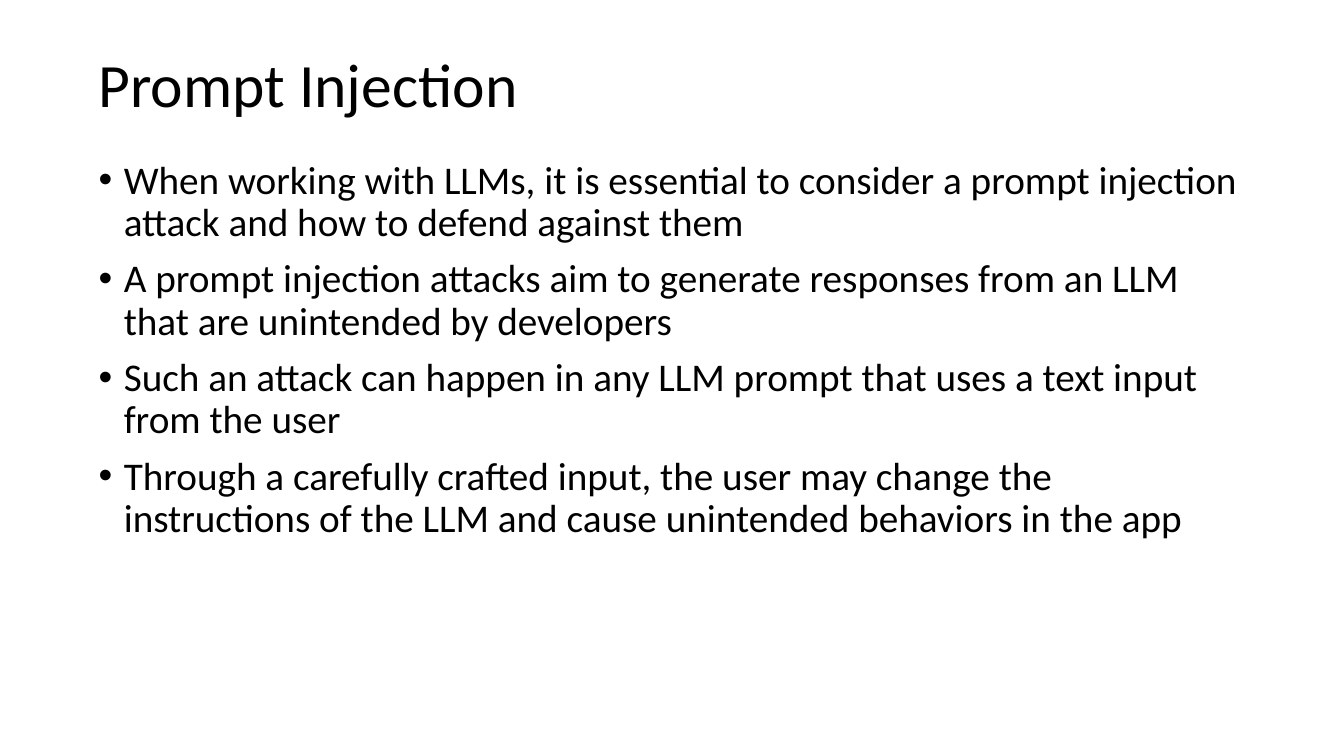
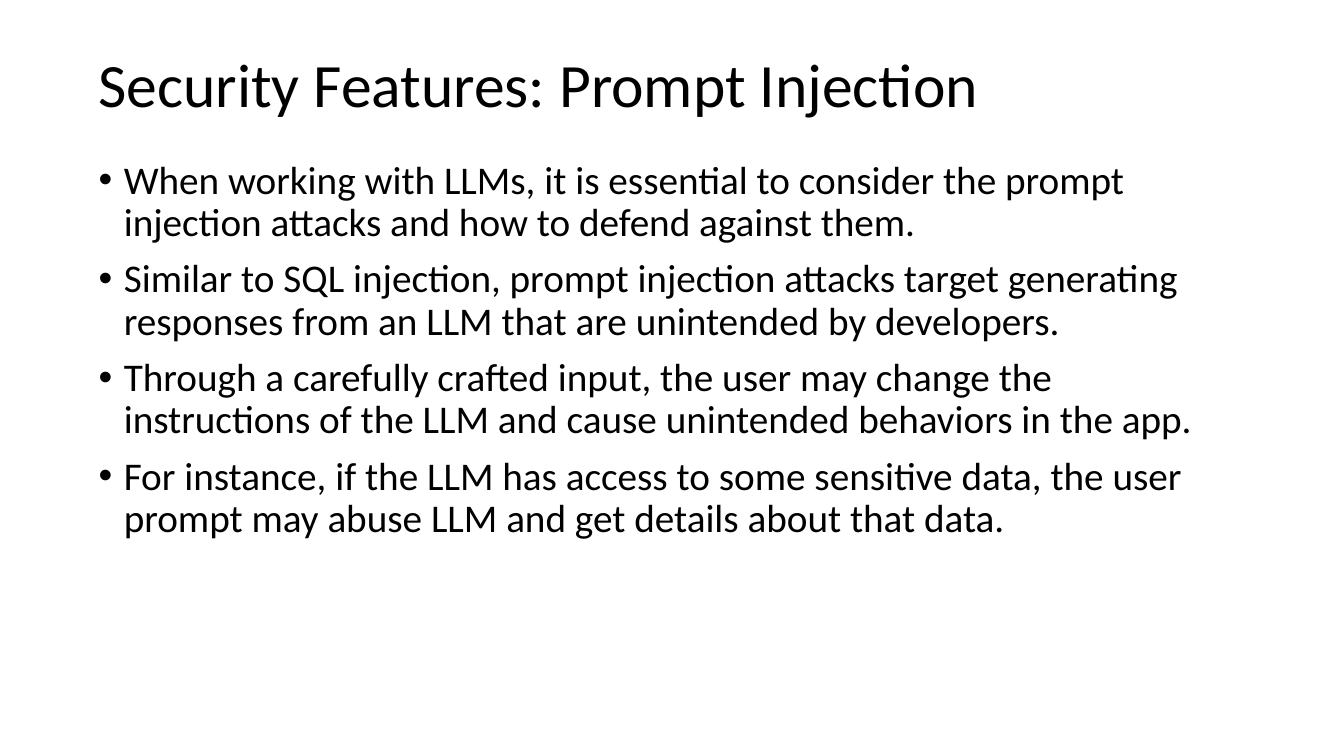
Before and after one commit to deepnetworkgmbh/generative-ai, a slide deck: slide 15 of recipe_generation/Presentation.pptx (slide 14 before the commit). Drawn at 1344x756 pixels with LibreOffice and Linux fonts; fonts in the diff are those of the drawing. Boxes give left, top, right and bottom in pixels: in the first picture for what was removed or moved away, otherwise in the second. Text is boxed around its words. In the diff, an @@ line names an element or a change of style, - is before the commit and + after.

```diff
--- a/recipe_generation/Presentation.pptx
+++ b/recipe_generation/Presentation.pptx
@@ title at (99,64,978,118): text changed @@
-Prompt Injection
+Security Features: Prompt Injection
@@ text at (124,166,1192,539): text changed @@
-• When working with LLMs, it is essential to consider a prompt injection attack and how to defend against them
-• A prompt injection attacks aim to generate responses from an LLM that are unintended by developers
-• Such an attack can happen in any LLM prompt that uses a text input from the user
-• Through a carefully crafted input, the user may change the instructions of the LLM and cause unintended behaviors in the app
+• When working with LLMs, it is essential to consider the prompt injection attacks and how to defend against them.
+• Similar to SQL injection, prompt injection attacks target generating responses from an LLM that are unintended by developers.
+• Through a carefully crafted input, the user may change the instructions of the LLM and cause unintended behaviors in the app.
+• For instance, if the LLM has access to some sensitive data, the user prompt may abuse LLM and get details about that data.
```
Also in this commit, not shown: 13 other slides changed, 4 slides added, 1 slide removed.
